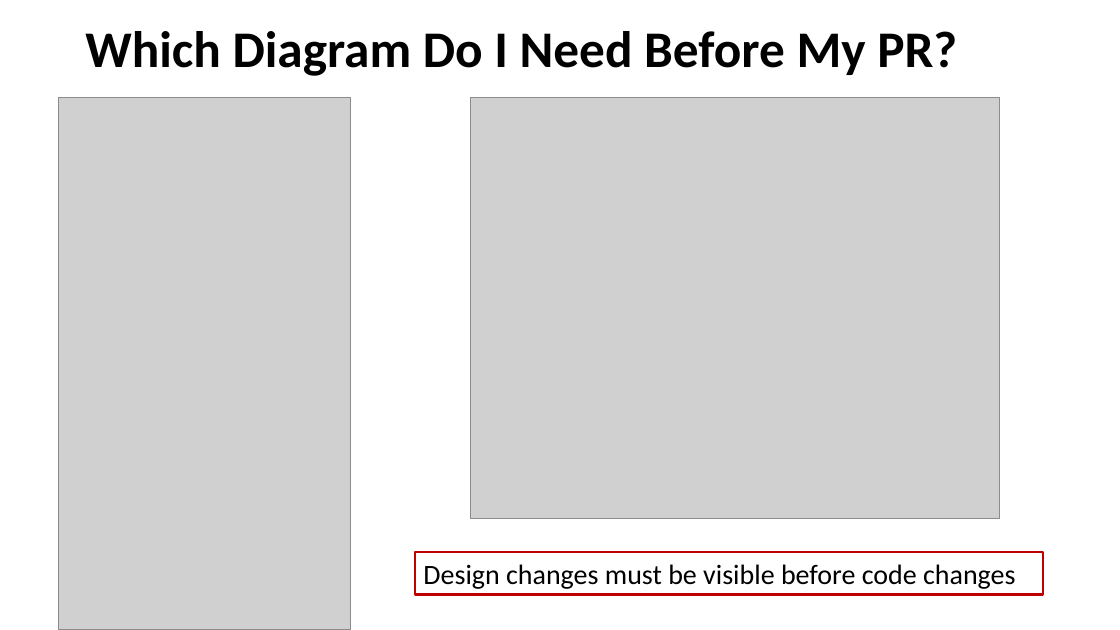
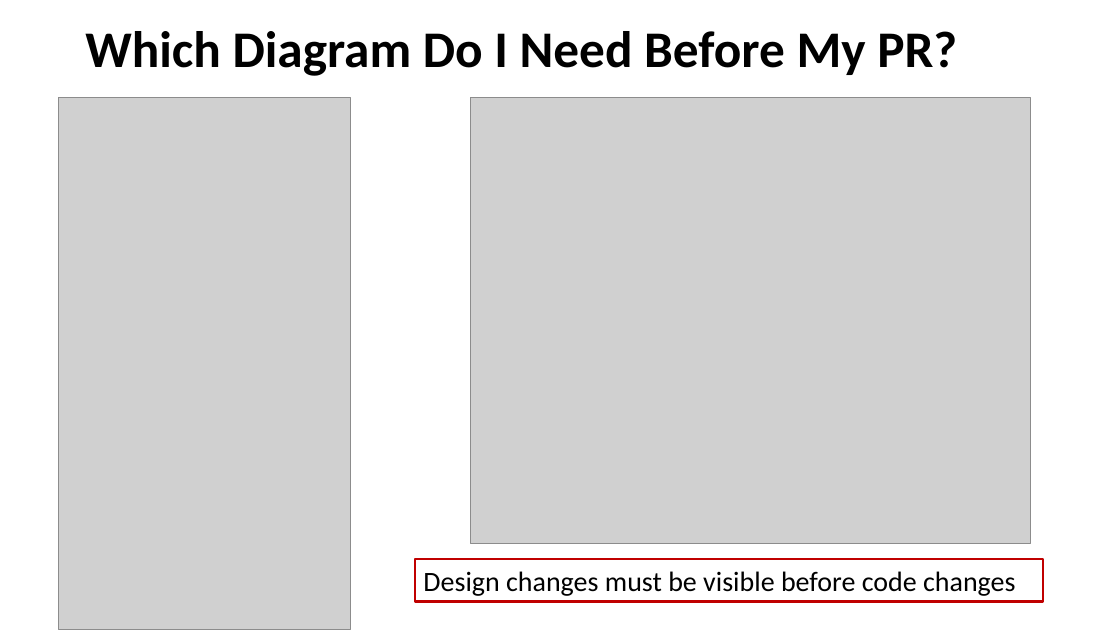
Before and after one commit to johnxu21/johnxu21.github.io, a slide deck: slide 9 of teaching/CS472/Timetable/OOD-V2.pptx (slide 8 before the commit). Drawn at 1120x630 pixels with LibreOffice and Linux fonts; fonts in the diff are those of the drawing; grey boxes stand for pictures. Boxes give left, top, right and bottom in pixels: in the first picture for what was removed or moved away, otherwise in the second. Text is boxed around its words. In the diff, an @@ line names an element or a change of style, - is before the commit and + after.

```diff
--- a/teaching/CS472/Timetable/OOD-V2.pptx
+++ b/teaching/CS472/Timetable/OOD-V2.pptx
@@ picture resized from (x1=471, y1=97, x2=1000, y2=518) to (x1=471, y1=97, x2=1030, y2=543) @@
@@ rectangle "Design changes must be visible ..." moved from (x1=415, y1=552, x2=1043, y2=594) to (x1=415, y1=560, x2=1043, y2=602) @@
```
Also in this commit, not shown: 6 other slides changed, 1 slide added, 1 slide removed.
